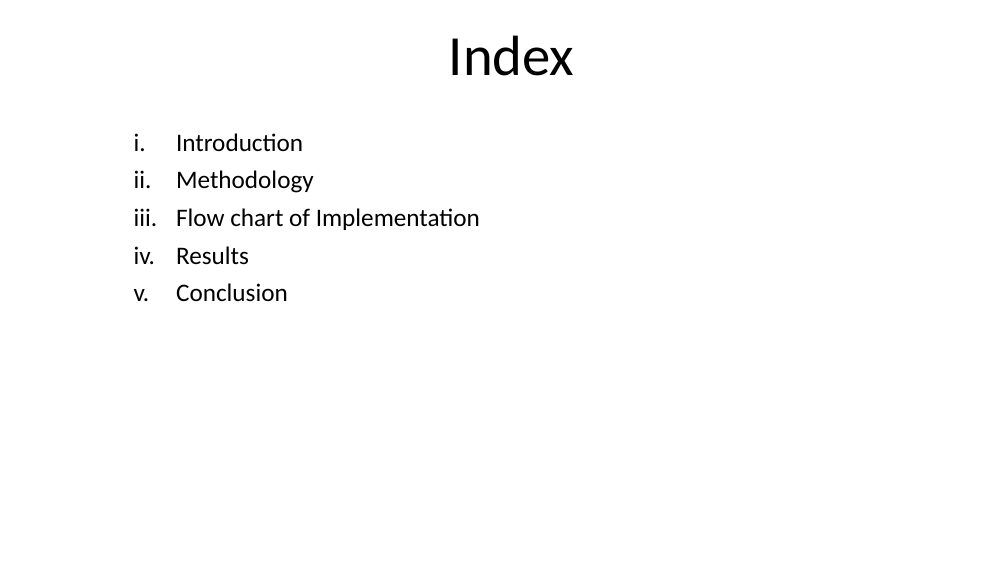
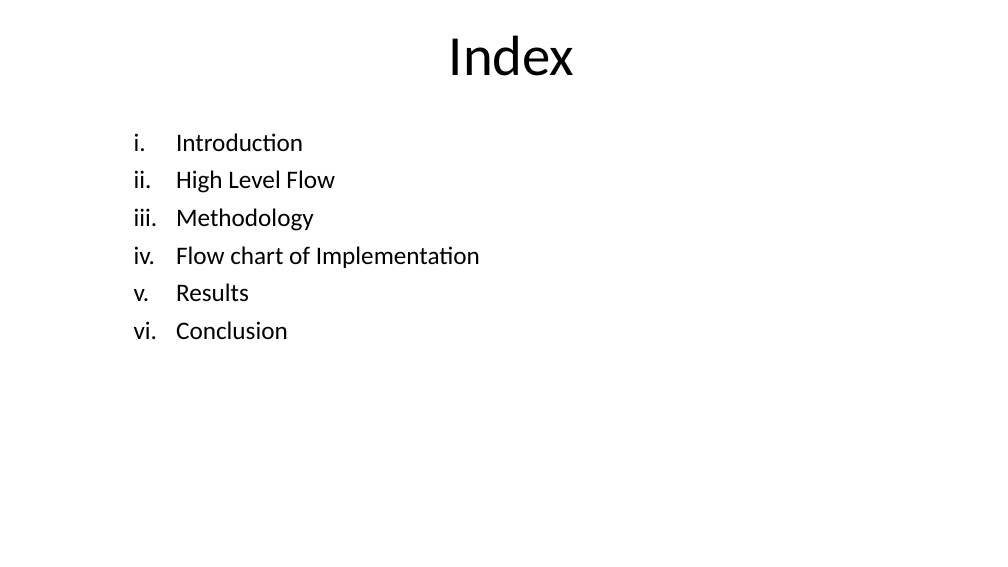
Before and after one commit to ddobric/neocortexapi, a slide deck: slide 2 of source/MySEProject/Documentation/ML2223_15 Approve Prediction of Multisequence Learning.pptx. Drawn at 1008x567 pixels with LibreOffice and Linux fonts; fonts in the diff are those of the drawing. Boxes give left, top, right and bottom in pixels: in the first picture for what was removed or moved away, otherwise in the second. Text is boxed around its words. In the diff, an @@ line names an element or a change of style, - is before the commit and + after.

```diff
--- a/source/MySEProject/Documentation/ML2223_15 Approve Prediction of Multisequence Learning.pptx
+++ b/source/MySEProject/Documentation/ML2223_15 Approve Prediction of Multisequence Learning.pptx
@@ subtitle at [176,170,335,193]: paragraph added @@
+ii. High Level Flow
```
Also in this commit, not shown: 8 other slides changed, 1 slide removed.
